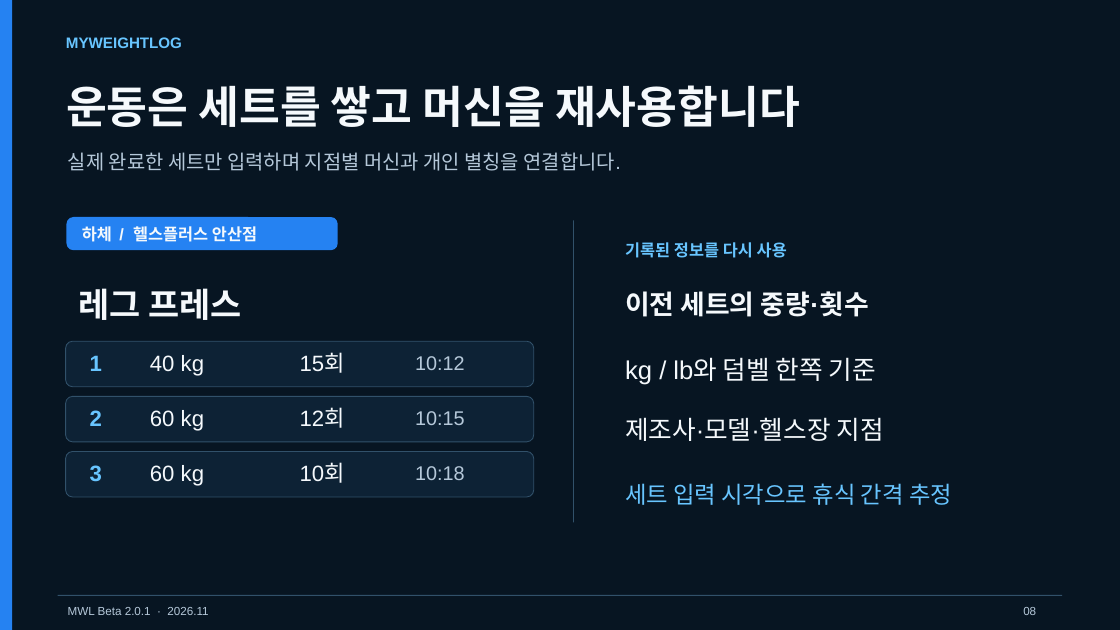
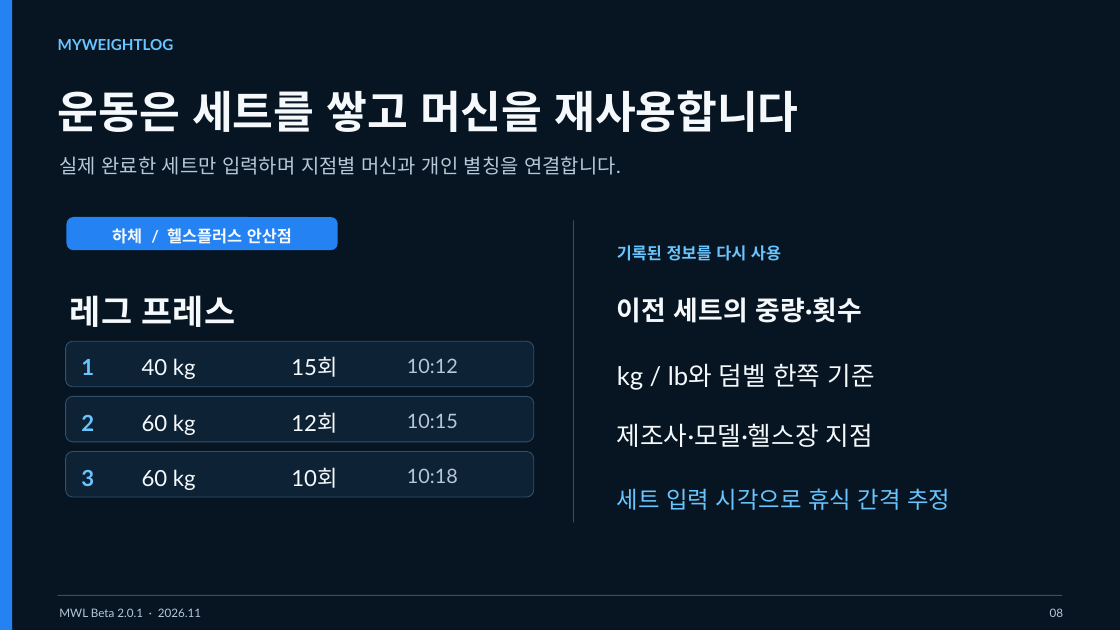
Before and after one commit to studiohooje/MyWeightLog, a slide deck: slide 8 of MWL_Beta_2_0_Business_Plan.pptx. Drawn at 1120x630 pixels with LibreOffice and Linux fonts; fonts in the diff are those of the drawing. Boxes give left, top, right and bottom in pixels: in the first picture for what was removed or moved away, otherwise in the second. Text is boxed around its words. In the diff, an @@ line names an element or a change of style, - is before the commit and + after.

Commit message:
Refine business plan typography with embedded SUIT font

```diff
--- a/MWL_Beta_2_0_Business_Plan.pptx
+++ b/MWL_Beta_2_0_Business_Plan.pptx
@@ text "운동은 세트를 쌓고 머신을 재사용합니다" at [58, 90, 798, 132]: font Arial to Lato, letter spacing 0 to -0.1 pt; line spacing 1 to 1.18 @@
@@ text "하체 / 헬스플러스 안산점" at [112, 228, 292, 244]: font Arial to Lato; alignment left to centre; line spacing 1 to 1.28 @@
@@ font Arial to Lato; line spacing 1 to 1.28 in 7 elements at [58, 39, 174, 50], [59, 156, 620, 175], [59, 608, 201, 617], [407, 358, 458, 373], [407, 413, 458, 428], [407, 468, 458, 483], [617, 245, 781, 261] @@
@@ font Arial to Lato; line spacing 1 to 1.36 in 14 elements at [70, 295, 235, 327], [81, 359, 94, 375], [142, 358, 196, 379], [291, 356, 337, 377], [81, 415, 94, 431], [142, 414, 196, 435], [291, 412, 337, 433], [81, 470, 94, 486], [142, 469, 196, 490], [291, 467, 337, 488], [617, 297, 861, 323], [617, 363, 875, 390], [617, 423, 873, 447], [617, 488, 950, 510] @@
@@ text "08" at [1050, 608, 1063, 617]: font Arial to Lato; alignment left to right; line spacing 1 to 1.28 @@
```
Also in this commit, not shown: 16 other slides changed.
